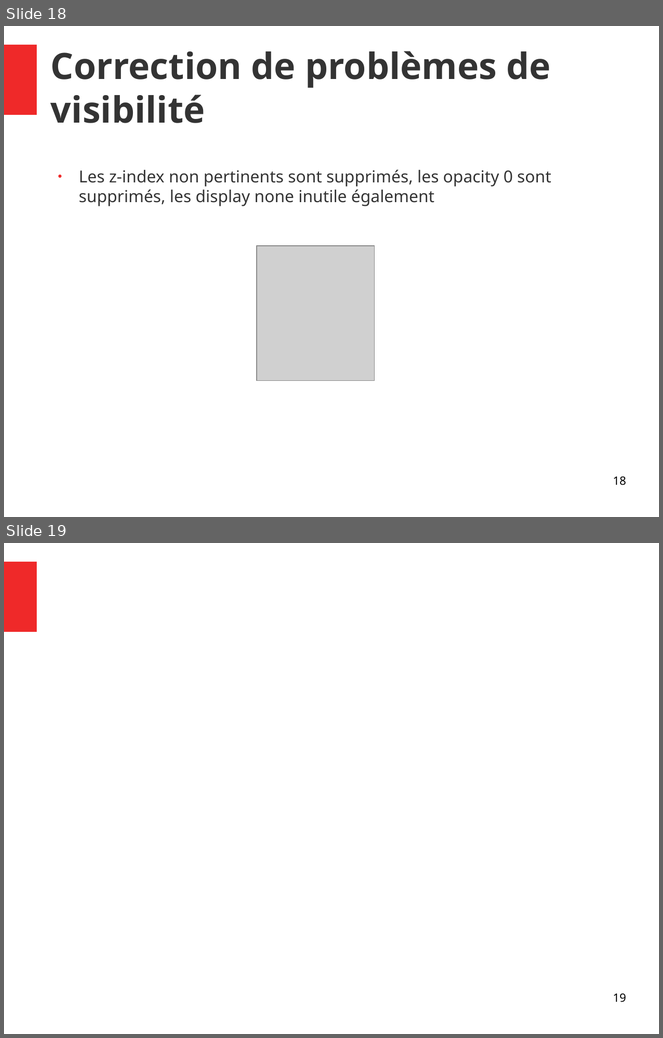
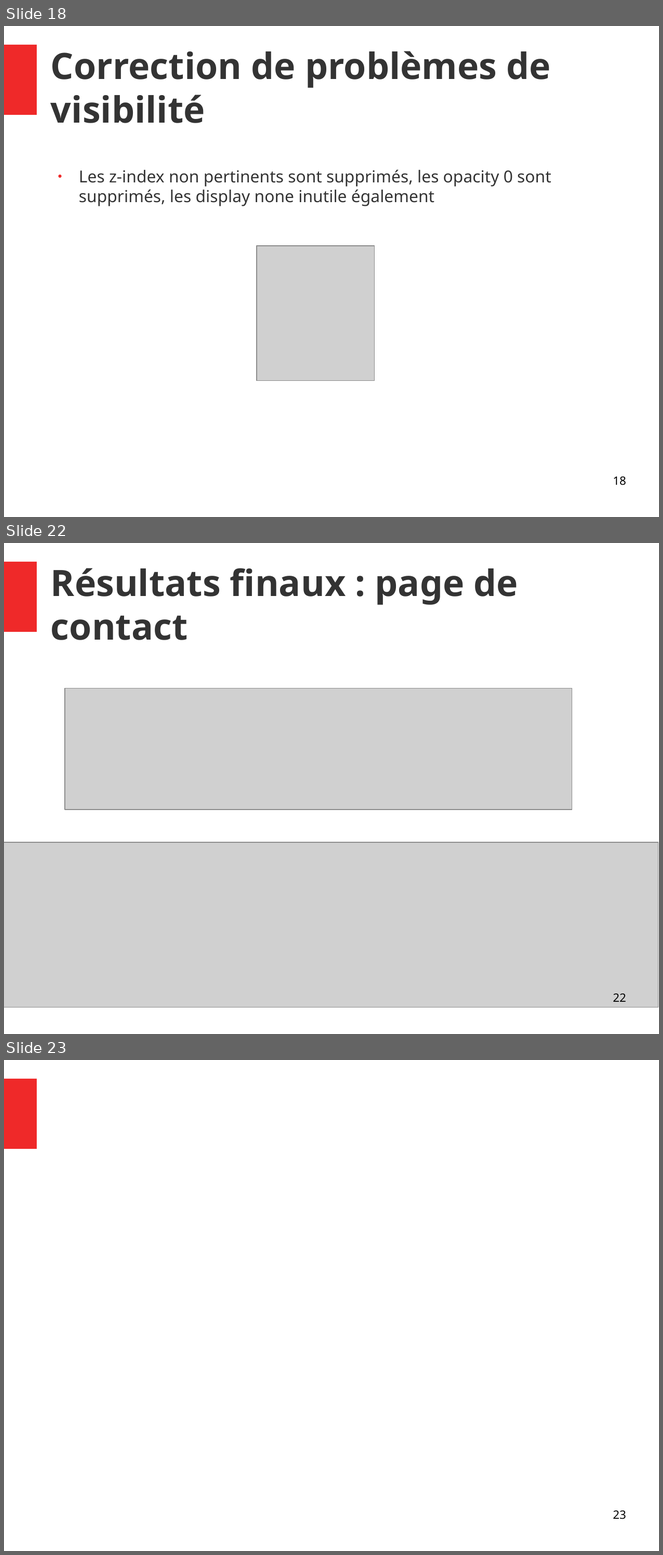
Before and after one commit to Vincent055681/VincentDiRaimondo_4_10052021, a slide deck: audit/Rapport.odp. Shown one above the other, each under a label of ours: slides 18 and 19 before the commit, slides 18, 22 and 23 after it; the slides between them are not shown. The pictures are 663x1038 and 663x1555 pixels, drawn with LibreOffice and Linux fonts; fonts in the diff are those of the drawing; grey boxes stand for pictures. Boxes give left, top, right and bottom in pixels: in the first picture for what was removed or moved away, otherwise in the second. Text is boxed around its words. In the diff, an @@ line names an element or a change of style, - is before the commit and + after.

```diff
--- a/audit/Rapport.odp
+++ b/audit/Rapport.odp
@@ slide 22 added at [4, 543, 659, 1034], background #FFFFFF; not listed: 1 template element that a slide beside it also shows @@
@@ title added at [51, 568, 518, 640], 44 pt, text #333333, bold @@
+Résultats finaux : page de contact
@@ picture added at [65, 688, 572, 809] @@
@@ picture added at [4, 843, 659, 1008] @@
@@ page number added at [613, 994, 626, 1002], 14 pt, text #000000 @@
+22
@@ what was slide 19 is now slide 23 @@
@@ page number at [613, 1511, 626, 1520]: text changed @@
-19
+23
```
Also in this commit, not shown: 3 other slides added, 1 slide removed, 3 other files.
